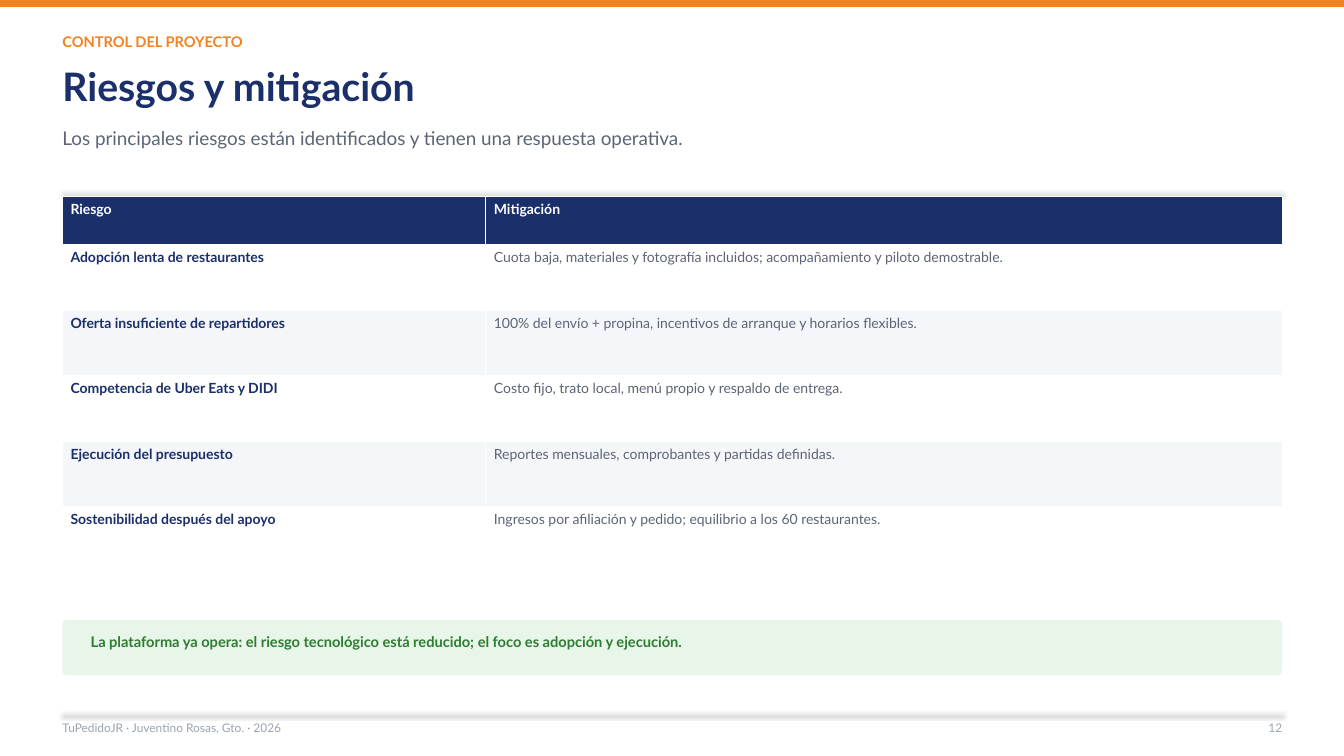
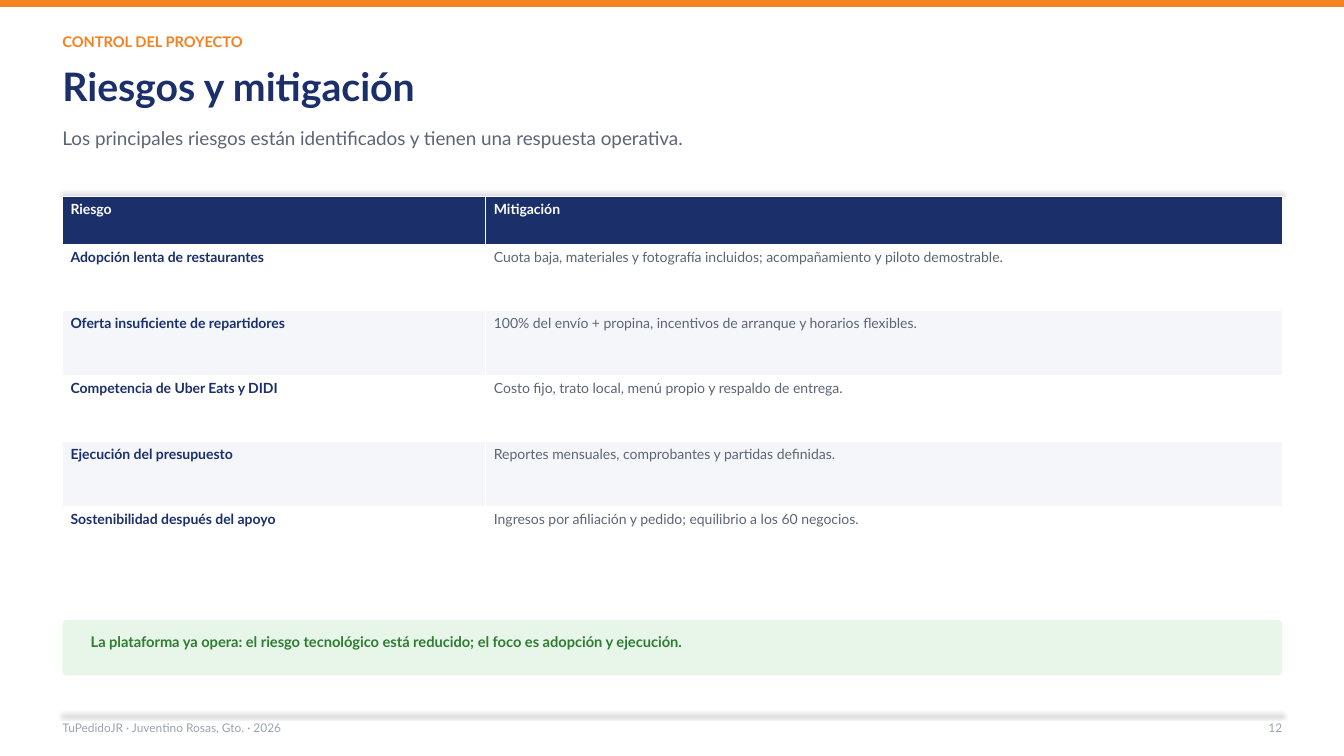
Before and after one commit to Lodoman-old/TuPedidoJR, a slide deck: slide 12 of docs/presentacion/TuPedidoJR_2026.pptx. Drawn at 1344x756 pixels with LibreOffice and Linux fonts; fonts in the diff are those of the drawing. Boxes give left, top, right and bottom in pixels: in the first picture for what was removed or moved away, otherwise in the second. Text is boxed around its words. In the diff, an @@ line names an element or a change of style, - is before the commit and + after.

```diff
--- a/docs/presentacion/TuPedidoJR_2026.pptx
+++ b/docs/presentacion/TuPedidoJR_2026.pptx
@@ table at (63, 197, 1282, 573) @@
-row 6, column 2: Ingresos por afiliación y pedido; equilibrio a los 60 restaurantes.
+row 6, column 2: Ingresos por afiliación y pedido; equilibrio a los 60 negocios.
```
Also in this commit, not shown: 8 other slides changed, 10 other files.
